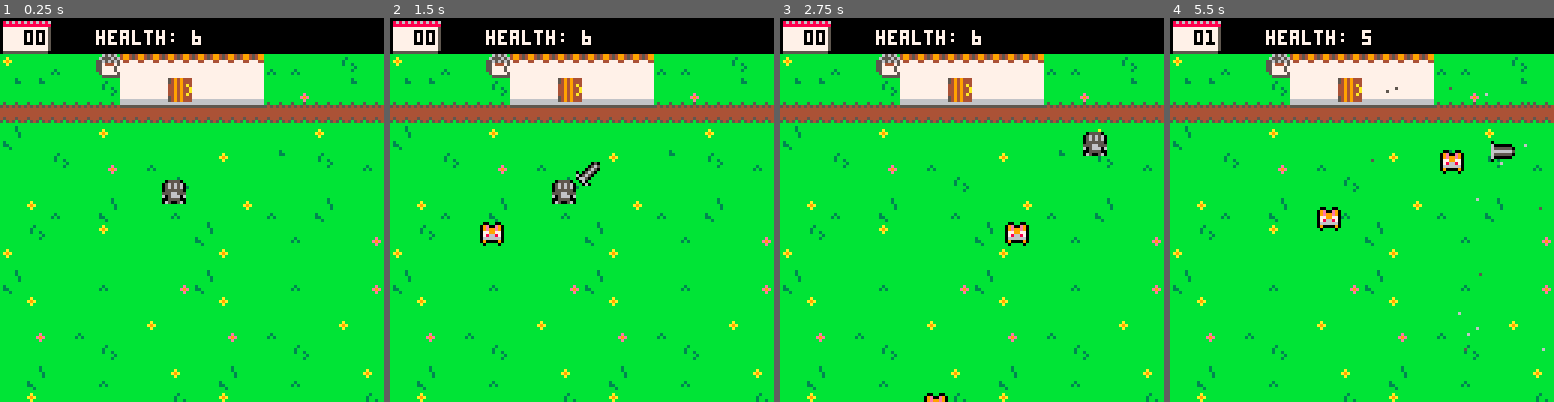
Above: before the commit, frames 1-4 (left to right).
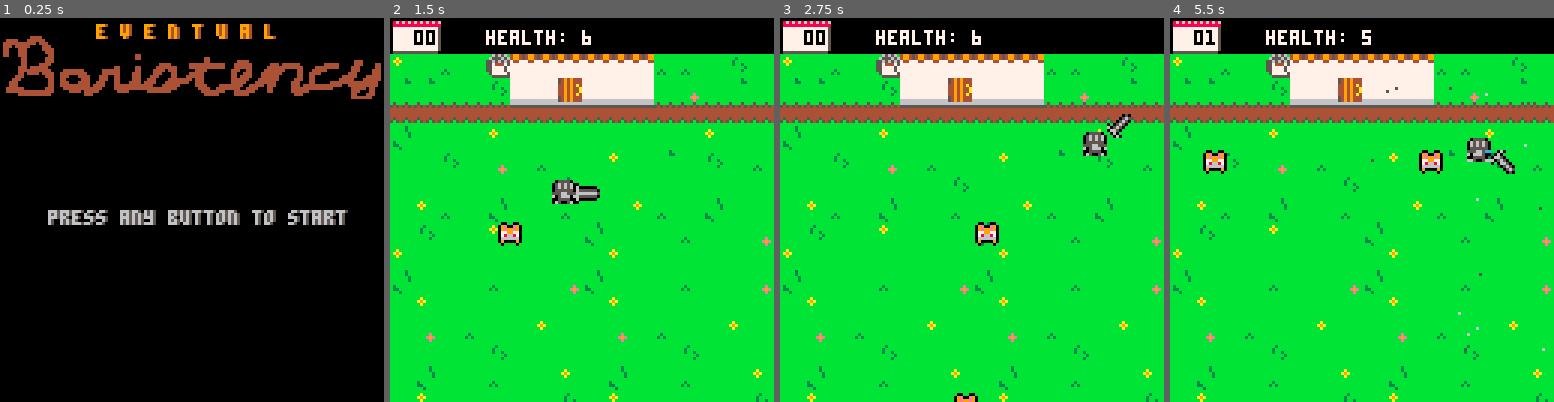
Above: after the commit, the same moments.

Repository: kitasuna/eventual-baristancy
Game: PICO-8 cartridge main.p8
The game is run twice, just before and just after one commit, with the same random seed, the same clock (stepped at 60 frames per second) and the same inputs.
Inputs:
- Up to frame 1 (0.25 s): no input
- Up to frame 2 (1.5 s): tap X (X key) at 0.33, 1.07 s; tap O (Z key) at 0.7 s
- Up to frame 3 (2.75 s): hold Right 1.6-2.1 s; tap O (Z key) at 1.7, 2.1, 2.5 s; tap X (X key) at 1.85 s; hold Up 2.15-2.42 s; hold Right from 2.47 s (still down)
- Up to frame 4 (5.5 s): tap O (Z key) every 0.4 s from 2.9 to 5.3 s; tap X (X key) at 2.97, 4.08, 5.2 s; release Right at 3.03 s; hold Left 3.08-3.58 s; hold Down 3.63-3.97 s; hold Right 4.02-4.68 s; hold Up 4.73-5.03 s; hold Left from 5.08 s (still down)

The runs differ from the first frame. In frame 1, 92% of the frame differs, in the area x 0-100%, y 0-100%; in frame 2, 1.0%; in frame 3, 1.1%; in frame 4, 2.0%.

Commit message:
Tweak power up Add title screen

Diff:
--- a/dad.lua
+++ b/dad.lua
@@ -50,10 +50,10 @@
     p.state = "sleep"
     _mods.slow_baddies = true
     _mods.rand_sword = true
-    add(_mod_timers, {ttl=5, cb = function()
+    add(_mod_timers, {ttl=7, cb = function()
       _mods.slow_baddies = false
       _mods.rand_sword = false
-      _sword_cycle_time = 0.95
+      _sword_cycle_time = 1.5
     end})
   end,
 }
--- a/main.p8
+++ b/main.p8
@@ -15,7 +15,7 @@
   72,
   80,
 }
-_sword_cycle_time = 0.95
+_sword_cycle_time = 1.5
 _year_cycle_time = 5
 _powerup_cycle_time = 10 - (rnd(4) - 2)
 _debug = false
@@ -40,6 +40,22 @@
   _elapsed_years = 0
 end
 
+function title_draw()
+  cls()
+  print("e v e n t u a l",33,2,4)
+  print("e v e n t u a l",32,2,9)
+  spr(208,0,3,16,3)
+  print("press any button to start",17,64,5)
+  print("press any button to start",16,64,6)
+end
+
+function title_update()
+  if btn() > 0 then
+    __draw = game_draw
+    __update = game_update
+  end
+end
+
 function game_draw()
   cls()
   map(0,0,0,_map_y_offset,16,16)
@@ -109,7 +125,7 @@
     _timers.last_sword = tt
     sword:fire()
     if _mods.rand_sword then
-      _sword_cycle_time = rnd(2)
+      _sword_cycle_time = rnd(3)
     end
   end
 
@@ -118,7 +134,7 @@
   if dt_baddie >= _baddie_cycle_time and #ent_m.ents < 3 then
     local rx = rnd(2) > 1
     local x = rx and 0 or 128
-    local vx = rx and 1 or -1
+    local vx = rx and 1.2 or -1.2
     local ry = flr(rnd(3)) + 1
     ent_m:add(1,x,_baddie_swimlanes[ry],vx,0)
     _timers.last_baddie = tt
@@ -170,8 +186,13 @@
 end
 
 
+if _debug then
 __draw = game_draw
 __update = game_update
+else
+__draw = title_draw
+__update = title_update
+end
 
 function _draw()
   __draw()
--- a/player.lua
+++ b/player.lua
@@ -128,7 +128,7 @@
     end
   end,
   fire = function(s)
-    s.ttl = 0.9
+    s.ttl = _sword_cycle_time * 0.9
     s.direction = s.direction == 0 and 1 or 0
   end,
 }
Not shown, changed: 48 lines of the sprite sheet (__gfx__) section of main.p8
